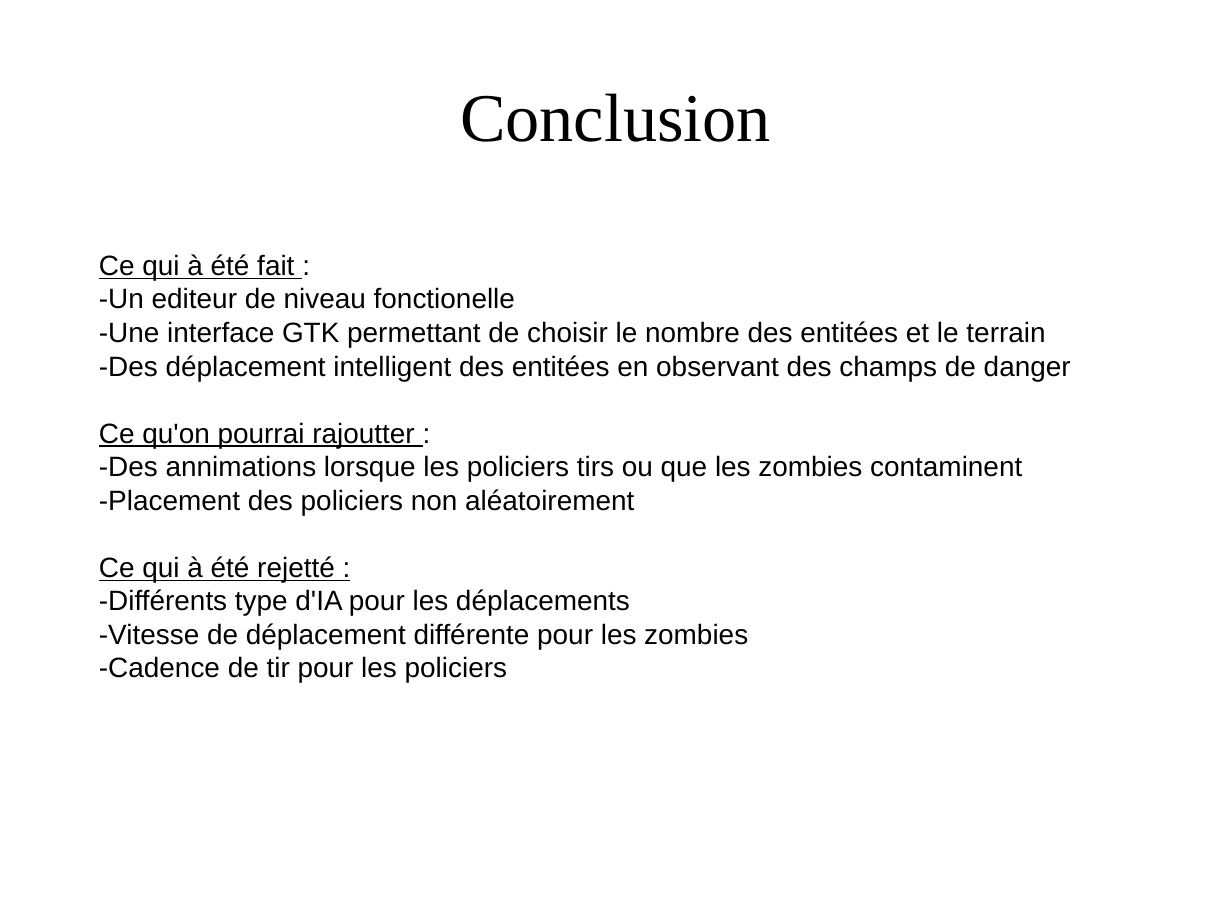
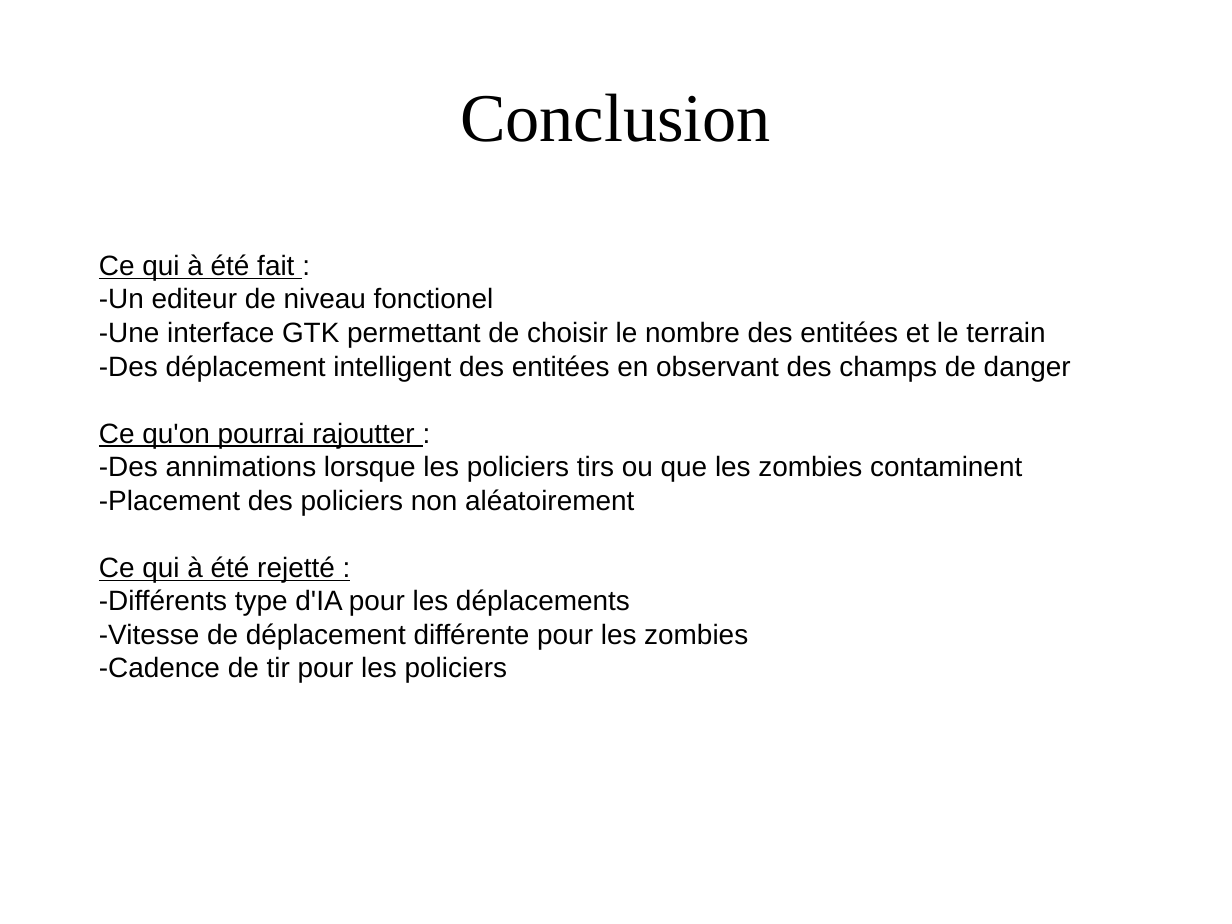
Before and after one commit to HijackHornet/Simulation-Zombies-Vs-Humains, a slide deck: slide 8 of doc/Présentation Projet LIF7.odp. Drawn at 1232x924 pixels with LibreOffice and Linux fonts; fonts in the diff are those of the drawing; background and template pictures are left out. Boxes give left, top, right and bottom in pixels: in the first picture for what was removed or moved away, otherwise in the second. Text is boxed around its words. In the diff, an @@ line names an element or a change of style, - is before the commit and + after.

```diff
--- a/doc/Présentation Projet LIF7.odp
+++ b/doc/Présentation Projet LIF7.odp
@@ text at <box>99,287,494,309</box>: text changed @@
--Un editeur de niveau fonctionelle
+-Un editeur de niveau fonctionel
```
Also in this commit, not shown: 3 other slides changed.
